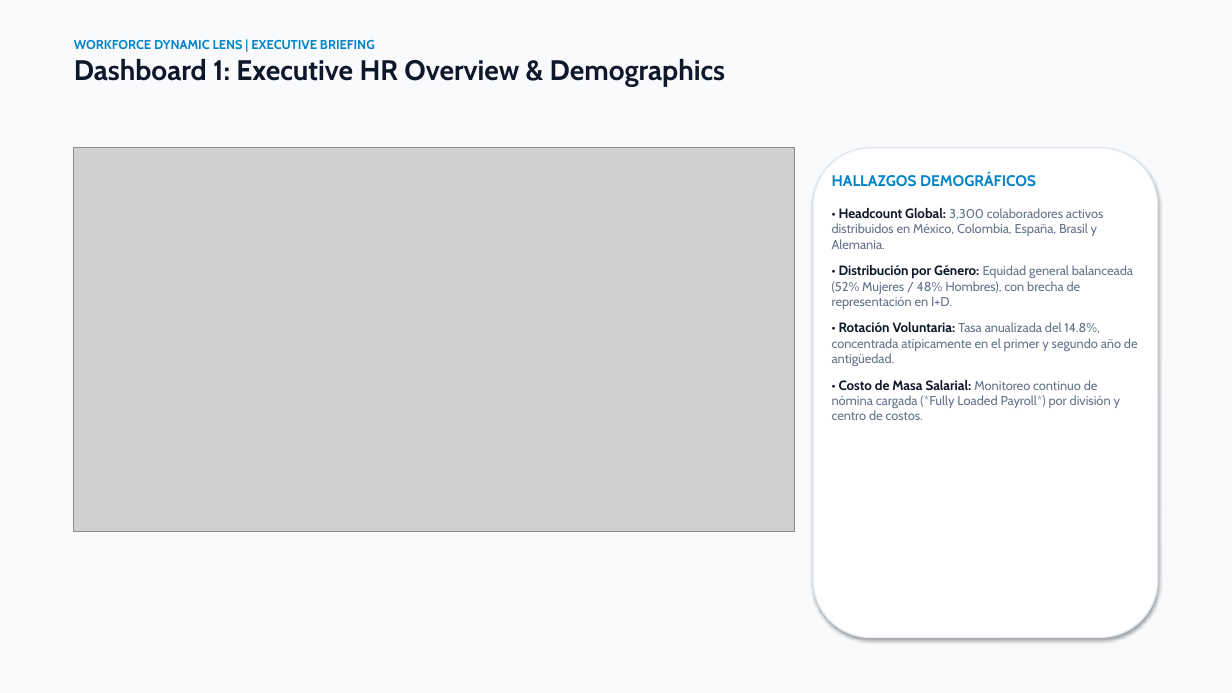
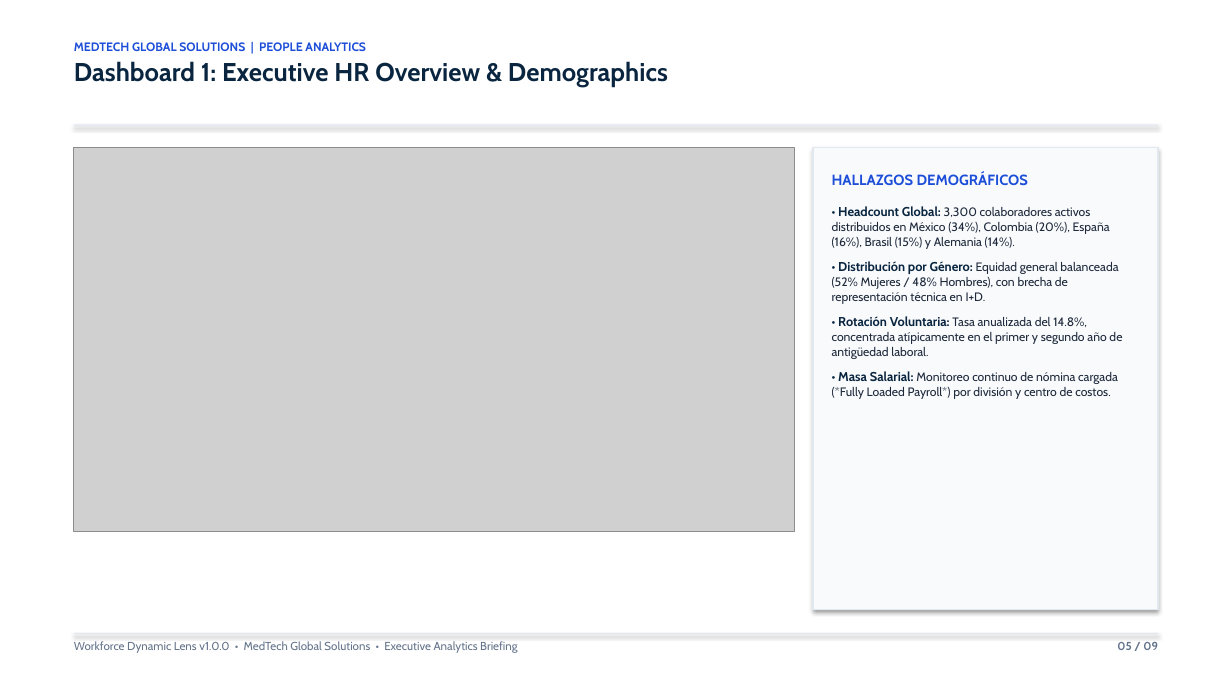
Before and after one commit to rodriguezmendozaemmanuel5/workforce-dynamic-lens, a slide deck: slide 5 of presentations/Executive_Presentation.pptx. Drawn at 1232x693 pixels with LibreOffice and Linux fonts; fonts in the diff are those of the drawing; grey boxes stand for pictures. Boxes give left, top, right and bottom in pixels: in the first picture for what was removed or moved away, otherwise in the second. Text is boxed around its words. In the diff, an @@ line names an element or a change of style, - is before the commit and + after.

Commit message:
style(presentations): apply clean boardroom consulting standard with pure white canvas and oxford navy

```diff
--- a/presentations/Executive_Presentation.pptx
+++ b/presentations/Executive_Presentation.pptx
@@ rectangle at (0, 0, 1232, 693): fill #F8FAFC to #FFFFFF @@
@@ text at (74, 42, 366, 51): text changed; size 10 to 9.5 pt; text colour #0284C7 to #1D4ED8 @@
-WORKFORCE DYNAMIC LENS | EXECUTIVE BRIEFING
+MEDTECH GLOBAL SOLUTIONS | PEOPLE ANALYTICS
@@ text at (74, 61, 668, 87): size 22 to 20 pt, text colour #0F172A to #0A2540 in "Dashboard 1: Executive HR Overview & Demographics" @@
@@ rectangle added at (74, 125, 1158, 126), fill #E2E8F0 @@
@@ rounded rectangle removed at (813, 148, 1158, 638) @@
@@ rectangle added at (813, 148, 1158, 610), fill #F8FAFC, outline #E2E8F0 1 pt @@
@@ text at (832, 172, 1028, 185): size 12 to 11.5 pt, text colour #0284C7 to #1D4ED8 in "HALLAZGOS DEMOGRÁFICOS" @@
@@ text at (832, 206, 1122, 399): text changed; size 10 to 9.5 pt; text colour #64748B to #1E293B @@
-• Headcount Global: 3,300 colaboradores activos distribuidos en México, Colombia, España, Brasil y Alemania.
-• Distribución por Género: Equidad general balanceada (52% Mujeres / 48% Hombres), con brecha de representación en I+D.
-• Rotación Voluntaria: Tasa anualizada del 14.8%, concentrada atípicamente en el primer y segundo año de antigüedad.
-• Costo de Masa Salarial: Monitoreo continuo de nómina cargada (*Fully Loaded Payroll*) por división y centro de costos.
+• Headcount Global: 3,300 colaboradores activos distribuidos en México (34%), Colombia (20%), España (16%), Brasil (15%) y Alemania (14%).
+• Distribución por Género: Equidad general balanceada (52% Mujeres / 48% Hombres), con brecha de representación técnica en I+D.
+• Rotación Voluntaria: Tasa anualizada del 14.8%, concentrada atípicamente en el primer y segundo año de antigüedad laboral.
+• Masa Salarial: Monitoreo continuo de nómina cargada (*Fully Loaded Payroll*) por división y centro de costos.
@@ rectangle added at (74, 633, 1158, 634), fill #E2E8F0 @@
@@ text added at (74, 641, 517, 653), 9 pt, text #64748B @@
+Workforce Dynamic Lens v1.0.0 • MedTech Global Solutions • Executive Analytics Briefing
@@ text added at (1117, 642, 1158, 650), 9 pt, text #64748B, bold @@
+05 / 09
```
Also in this commit, not shown: 8 other slides changed, 1 other file.
